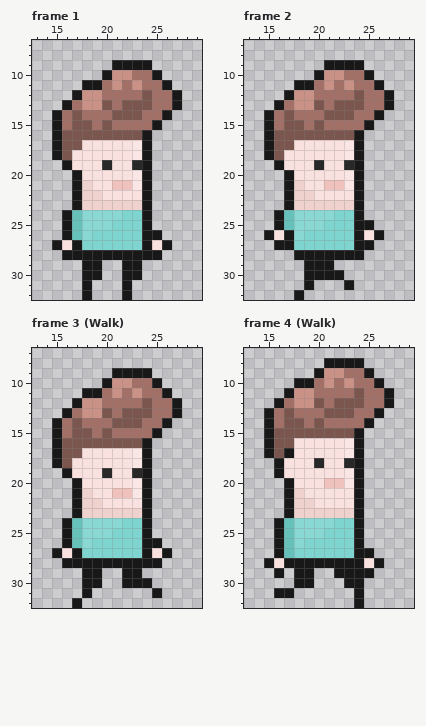
Pixel-art file -- Mayday.Game/Content/Images/character.aseprite. Above, as it was before the edit.
42x33 pixels, 7 frames. Shown: frame 1: x 13..29, y 7..32; frame 2: x 13..29, y 7..32; frame 3 (Walk): x 13..29, y 7..32; frame 4 (Walk): x 13..29, y 7..32. The commit also changed other frames, which this record leaves out.
New version:
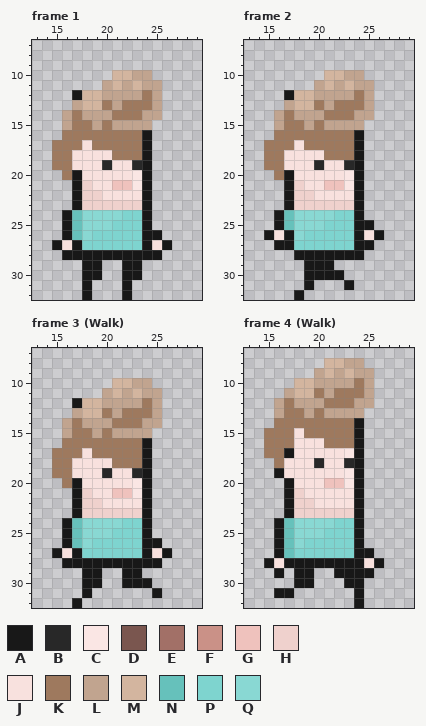
Palette (. is transparent): A #181818  B #282828  C #fae6e4  D #7a564f  E #a27067  F #ca9187  G #efc2bd  H #efd1cd  J #f8e1de  K #9e795e  L #c1a48f  M #d3b59f  N #66c1bb  P #7ed4cf  Q #89d8d3
The edit:
layer "Hair" now hidden
layer "Hair 3" added
Frame 1:
y 9: x 21..24 AAAA -> ....
y 10: x 20..25 AFFEEA -> .MMLL.
y 11: x 18..26 AAEFEFEEA -> ..LMLMLL.
y 12: x 18..27 FFEEEEDEEA -> MMLLLLKL..
y 13: x 16..27 AEFFDEDDDEEA -> .LMMKLKKKL..
y 14: x 15..26 AEDEEEDDDEEA -> .LKLLLKKKLL.
y 15: x 15..25 AEDDEDEEEEA -> .LKKLKLLLL.
y 16: x 15..23 ADDDDDDDD -> .KKKKKKKK
y 17: x 15..17 ADD -> KKK; x 19..23 JJJJC -> KKKKK
y 18: x 15..16 AD -> KK; x 21..23 JJC -> KKK
y 19: x 15..16 .A -> KK
y 20: x 16 . -> K
Frame 2: the same change as frame 1
Frame 3 (Walk): the same change as frame 1
Frame 4 (Walk):
y 8: x 21..24 AAAA -> MMLL
y 9: x 20..25 AFFEEA -> LMLMLL
y 10: x 18..26 AAEFEFEEA -> MMLLLLKL.
y 11: x 17..27 AFFEEEEDEEA -> LMMKLKKKL..
y 12: x 16..27 AEFFDEDDDEEA -> LKLLLKKKLL..
y 13: x 15..26 AEDEEEDDDEEA -> .LKKLKLLLL..
y 14: x 15..25 AEDDEDEEEEA -> .KKKKKKKKA.
y 15: x 15..23 ADDDDDDDD -> KKKJKKKKK
y 16: x 15..17 ADD -> KKK; x 21..23 JJC -> KKK
y 17: x 15..16 AD -> KK
y 18: x 16 A -> K
Pixel boxes of the changes (left, top, right, bottom) in both pictures:
changed: (52, 60, 182, 180)
changed: (264, 60, 394, 180)
changed: (52, 368, 182, 488)
changed: (264, 358, 394, 468)
